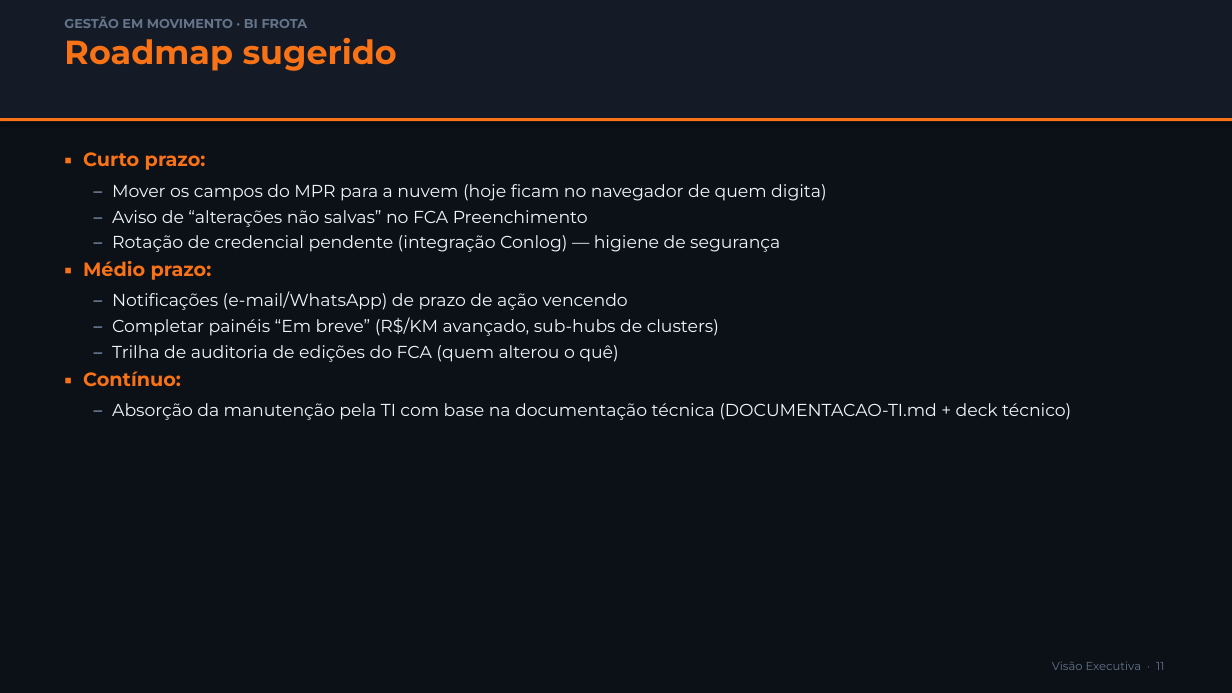
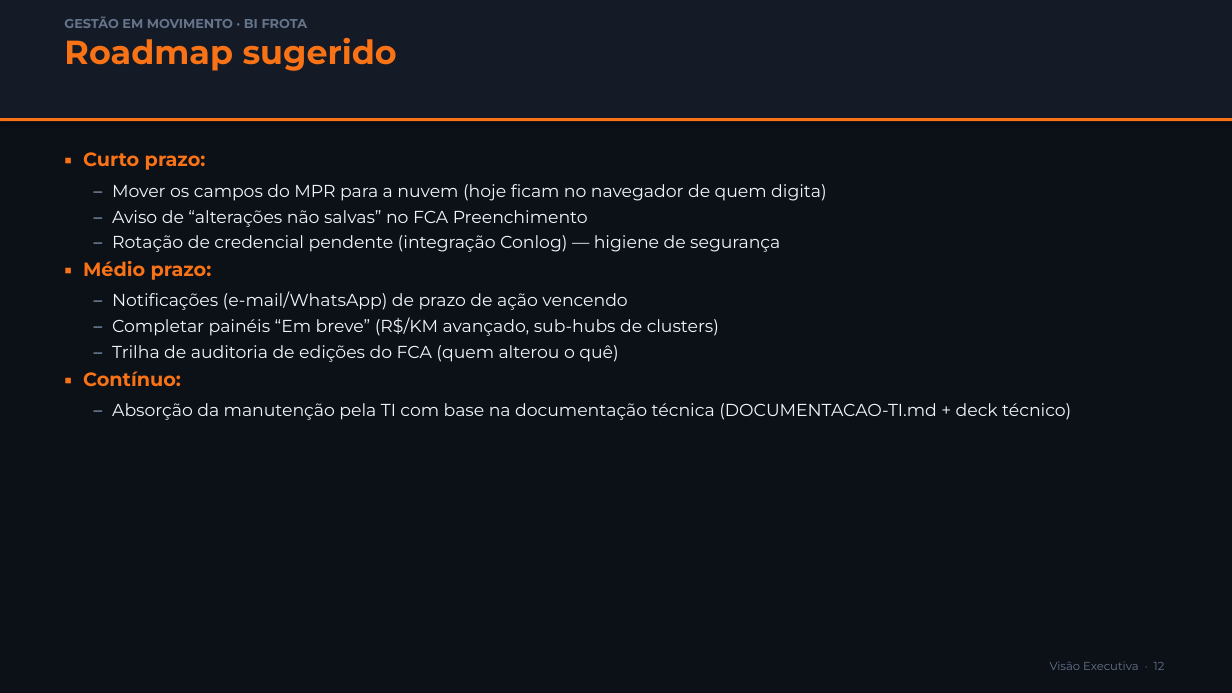
Before and after one commit to fortesindicadores-byte/Projeto-BI-App, a slide deck: slide 12 of docs/Gestao-em-Movimento_Business.pptx (slide 11 before the commit). Drawn at 1232x693 pixels with LibreOffice and Linux fonts; fonts in the diff are those of the drawing. Boxes give left, top, right and bottom in pixels: in the first picture for what was removed or moved away, otherwise in the second. Text is boxed around its words. In the diff, an @@ line names an element or a change of style, - is before the commit and + after.

```diff
--- a/docs/Gestao-em-Movimento_Business.pptx
+++ b/docs/Gestao-em-Movimento_Business.pptx
@@ text at box(1050, 662, 1165, 670): text changed @@
-Visão Executiva · 11
+Visão Executiva · 12
```
Also in this commit, not shown: 4 other slides changed, 1 slide added, 2 other files.
